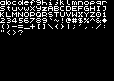
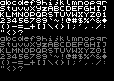
Revision of a layered (114, 81) image; what changed, layer by layer:
added layer "Pasted Layer" above "Background" over box(0, 36, 107, 71)
